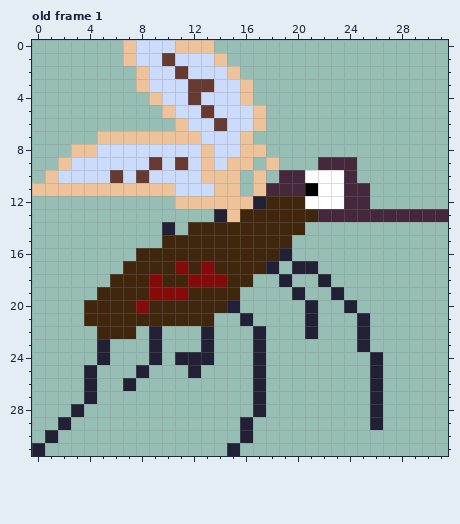
File history of a pixel-art file, aseprite-projs/mosquito.aseprite. The picture above was drawn from the file before the commit.
32x32 pixels, 1 frame. Shown: old frame 1. The commit also changed other frames, which this record leaves out.
And afterwards:
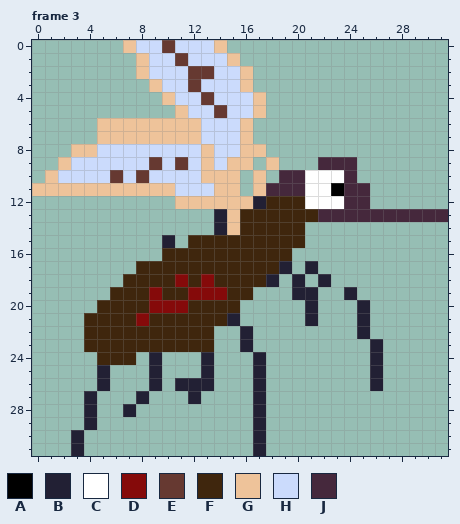
Palette (. is transparent): A #000000  B #222034  C #ffffff  D #850a0a  E #663931  F #3f260d  G #eec39a  H #cbdbfc  J #45283c
A new or re-ordered frame is compared with the old frame closest to it.
Difference:
frames 1 -> 5
Changed rows in their new state; - is an unchanged pixel.
Frame 3 is new; against old frame 1:
first column x 5:
 0 -----EHHHG---
 1 --.G-HE--HG--
 2 ------HEE-HG-
 3 ---.G---H----
 4 ----.G-HE--HG
 5 -----.G-HE---
 6 GGGGGG-G-H-G.
first column x 0:
11 ---------------------C-A---
14 ----------.-..BG-----------
15 ----------B.--------F------
16 --------..---------F-------
17 -------.---F-F----FB.------
18 ------.--F-DF-F--FB.B------
19 -----.----FFDDD-F----B-.B--
20 ----.---FDDD---F--------.B-
21 --------D-----FB.----------
22 ----F---FFFFFF--B.---.-----
23 ----FFFFFFFFFF--B.-------.B
24 -----FFF---..--------------
25 ----.B--.B--.B-------------
26 ----.B-.-B-BBB-------------
27 --------B---B-------------.
28 ---.B--B------------------.
29 --.-B-----------.B--------.
30 -.-B------------.B---------
31 .--B-----------.-B---------
Boxes around the changes in both pictures, in picture pixels (x1, y1, x2, y2):
changed: (97, 40, 266, 131)
changed: (305, 183, 344, 196)
changed: (32, 222, 383, 456)
